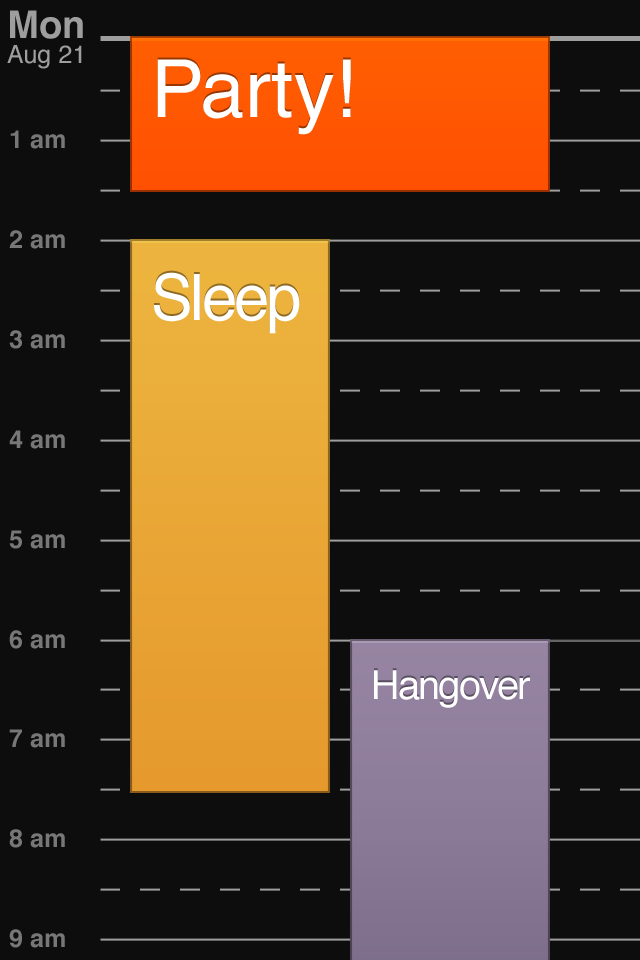
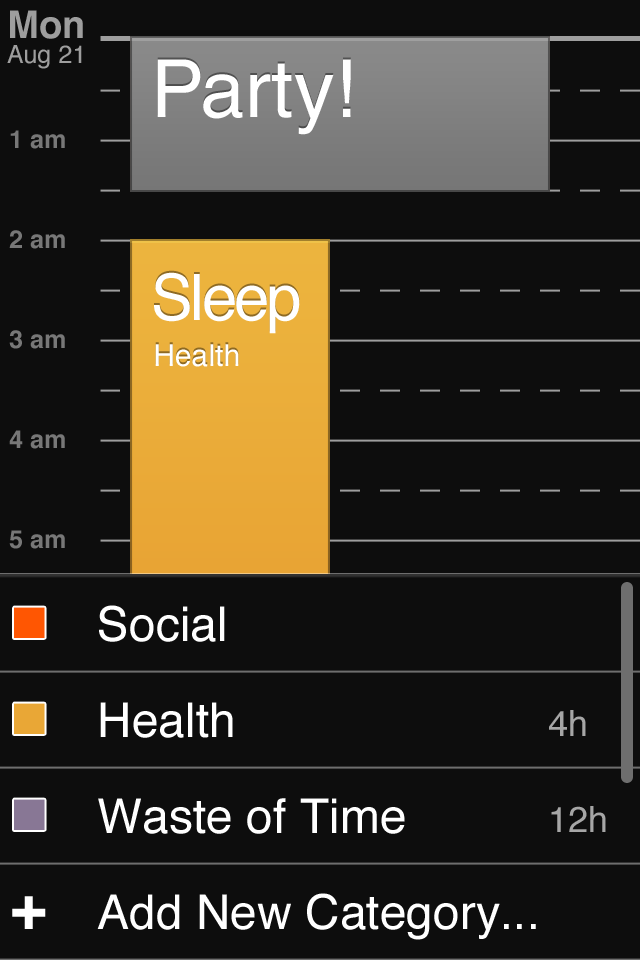
Two versions of the same layered image (640 x 960). Layer-by-layer changes:
added group "Event Box Category (Party)" with 5 layers above "Event Box Typing (Party)" over (0, 36, 640, 960)
added layer "Category List" (2nd of 2, in "Event Box Category (Party)") in group "Event Box Category (Party)" over (0, 573, 640, 960)
moved "Party!" (1st of 3, in "Event Box Category (Party)") into group "Event Box Category (Party)", painted on it over (157, 57, 351, 135)
added layer "Highlight" (1st of 5, in "Event Box Category (Party)") (overlay) in group "Event Box Category (Party)" over (130, 37, 550, 41)
added layer "Shadow" (1st of 5, in "Event Box Category (Party)") in group "Event Box Category (Party)" over (130, 36, 550, 192)
added layer "Background" (1st of 6, in "Event Box Category (Party)") in group "Event Box Category (Party)" over (130, 36, 550, 192)
removed layer "Hangover" (2nd of 2, in "Event Box (Hangover)") from group "Event Box (Hangover)" over (374, 668, 530, 706)
added layer "Waste of Time" in group "Event Box (Hangover)" over (370, 726, 489, 781)
added layer "Health" in group "Event Box (Sleep)" over (155, 344, 239, 367)
added layer "Social" in group "Event Box (Party)" over (154, 141, 234, 165)
